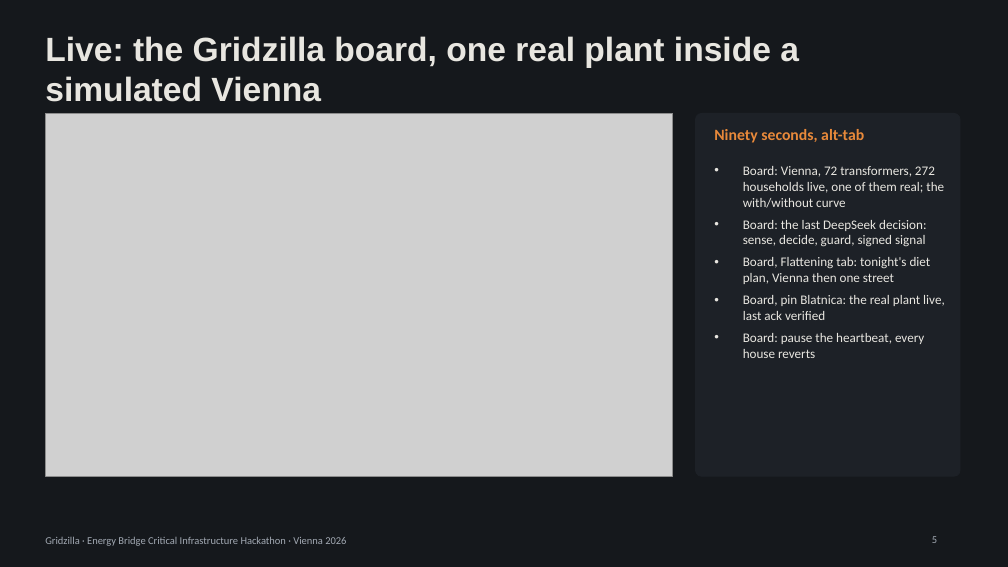
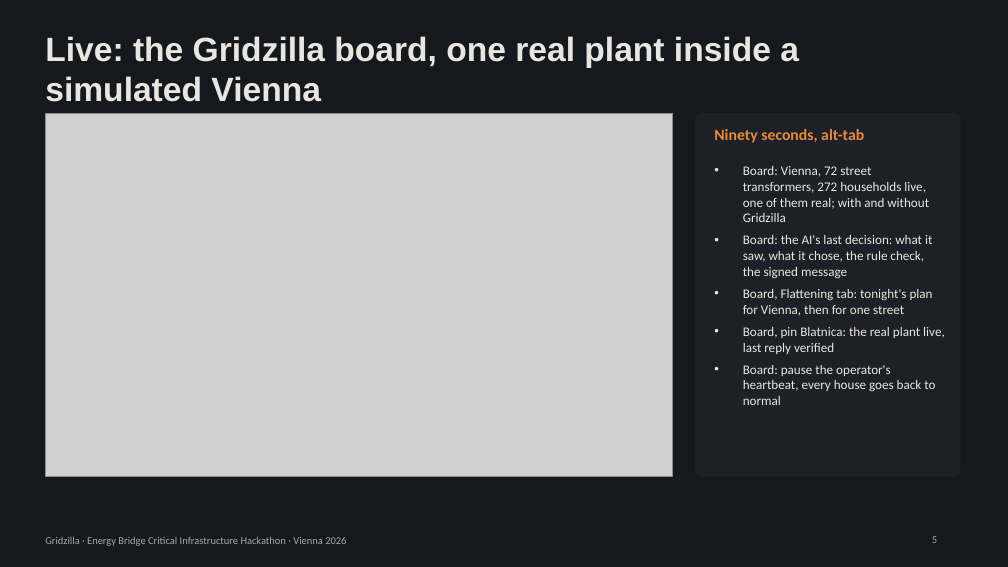
Before and after one commit to mathewstars/Gridzilla, a slide deck: slide 5 of docs/Gridzilla-pitch.pptx. Drawn at 1008x567 pixels with LibreOffice and Linux fonts; fonts in the diff are those of the drawing; grey boxes stand for pictures. Boxes give left, top, right and bottom in pixels: in the first picture for what was removed or moved away, otherwise in the second. Text is boxed around its words. In the diff, an @@ line names an element or a change of style, - is before the commit and + after.

```diff
--- a/docs/Gridzilla-pitch.pptx
+++ b/docs/Gridzilla-pitch.pptx
@@ text at (743,166,945,405): text changed @@
-• Board: Vienna, 72 transformers, 272 households live, one of them real; the with/without curve
-• Board: the last DeepSeek decision: sense, decide, guard, signed signal
-• Board, Flattening tab: tonight's diet plan, Vienna then one street
-• Board, pin Blatnica: the real plant live, last ack verified
-• Board: pause the heartbeat, every house reverts
+• Board: Vienna, 72 street transformers, 272 households live, one of them real; with and without Gridzilla
+• Board: the AI's last decision: what it saw, what it chose, the rule check, the signed message
+• Board, Flattening tab: tonight's plan for Vienna, then for one street
+• Board, pin Blatnica: the real plant live, last reply verified
+• Board: pause the operator's heartbeat, every house goes back to normal
```
Also in this commit, not shown: 5 other slides changed, 1 other file.
